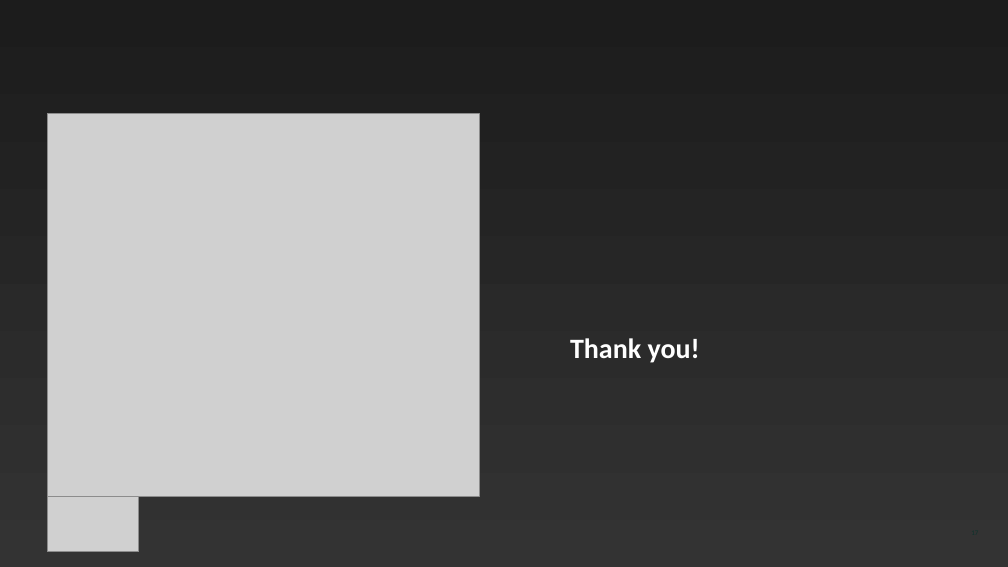
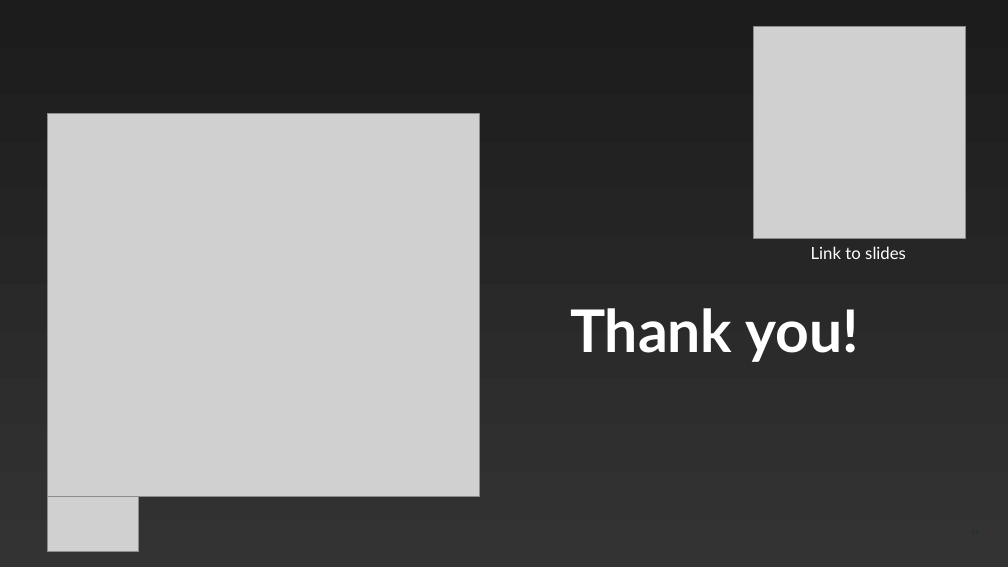
Before and after one commit to lkocman/slides, a slide deck: slide 17 of ods2026/opensuse-packaging.odp. Drawn at 1008x567 pixels with LibreOffice and Linux fonts; fonts in the diff are those of the drawing; grey boxes stand for pictures. Boxes give left, top, right and bottom in pixels: in the first picture for what was removed or moved away, otherwise in the second. Text is boxed around its words. In the diff, an @@ line names an element or a change of style, - is before the commit and + after.

Commit message:
Update ODS slides with QR code

```diff
--- a/ods2026/opensuse-packaging.odp
+++ b/ods2026/opensuse-packaging.odp
@@ picture added at (x1=754, y1=26, x2=966, y2=238) @@
@@ title "Thank you!" at (x1=570, y1=308, x2=859, y2=362): size 20 to 42 pt, font Calibri to Lato @@
@@ text added at (x1=811, y1=246, x2=906, y2=259), 12 pt, text #FFFFFF @@
+Link to slides
```
Also in this commit, not shown: 1 other file.
